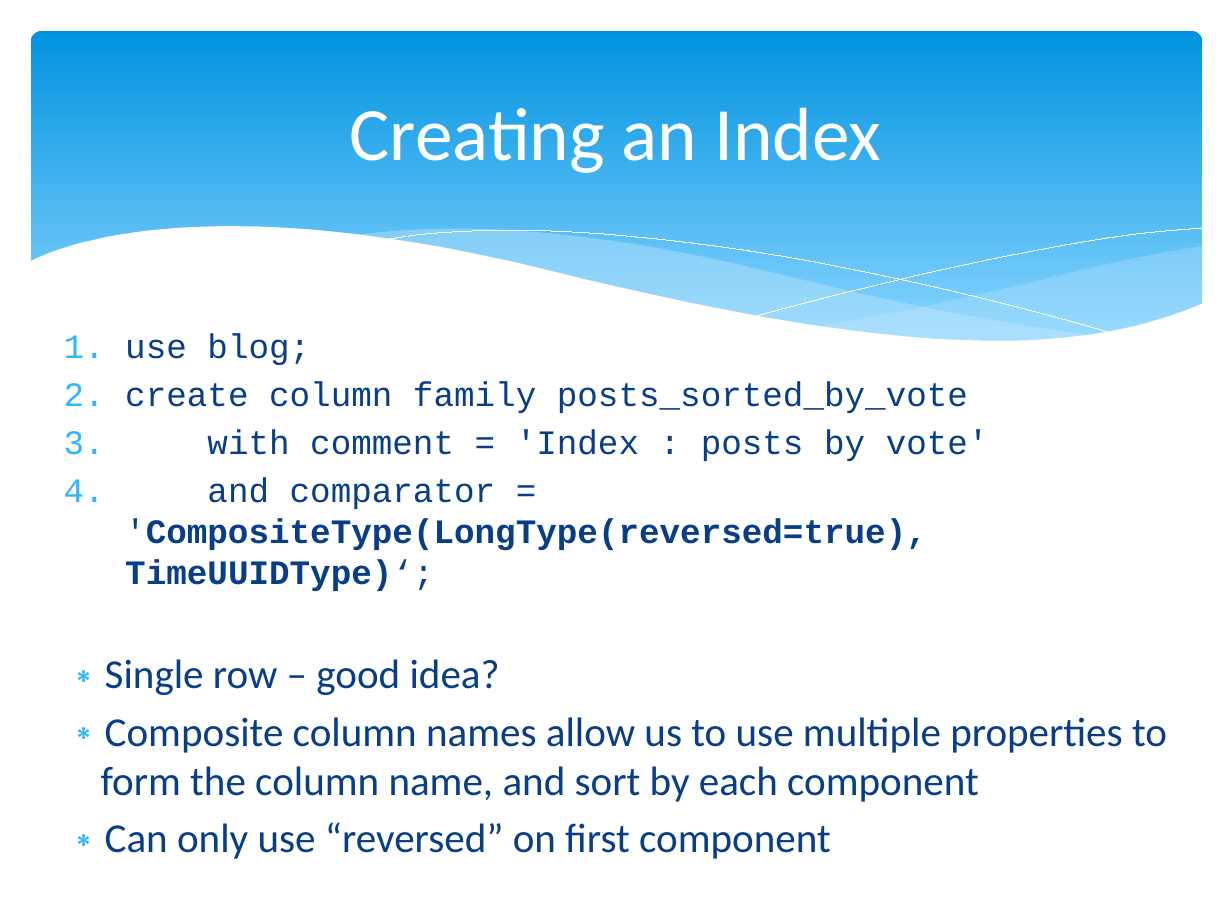
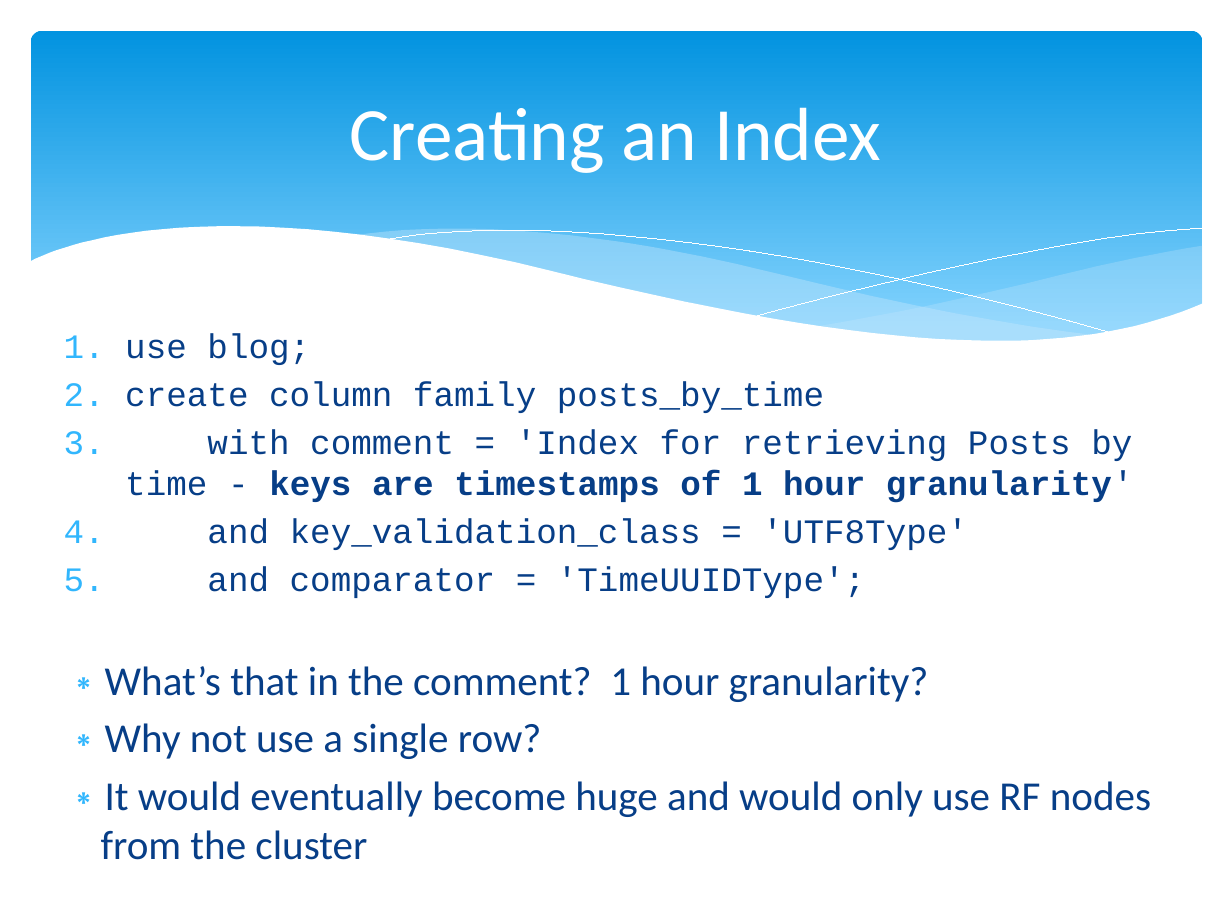
Before and after one commit to calebjones/nosql-blog, a slide deck: slide 23 of cassandra-training.pptx (slide 22 before the commit). Drawn at 1232x924 pixels with LibreOffice and Linux fonts; fonts in the diff are those of the drawing. Boxes give left, top, right and bottom in pixels: in the first picture for what was removed or moved away, otherwise in the second. Text is boxed around its words. In the diff, an @@ line names an element or a change of style, - is before the commit and + after.

```diff
--- a/cassandra-training.pptx
+++ b/cassandra-training.pptx
@@ text at [101, 381, 1151, 860]: text changed; size 24 to 20 pt; font Calibri to Courier New @@
-2. create column family posts_sorted_by_vote
-3. with comment = 'Index : posts by vote'
-4. and comparator = 'CompositeType(LongType(reversed=true), TimeUUIDType)‘;
-∗ Single row – good idea?
-∗ Composite column names allow us to use multiple properties to form the column name, and sort by each component
-∗ Can only use “reversed” on first component
+2. create column family posts_by_time
+3. with comment = 'Index for retrieving Posts by time - keys are timestamps of 1 hour granularity'
+4. and key_validation_class = 'UTF8Type'
+5. and comparator = 'TimeUUIDType';
+∗ What’s that in the comment? 1 hour granularity?
+∗ Why not use a single row?
+∗ It would eventually become huge and would only use RF nodes from the cluster
```
Also in this commit, not shown: 16 other slides changed, 5 slides added, 2 other files.
